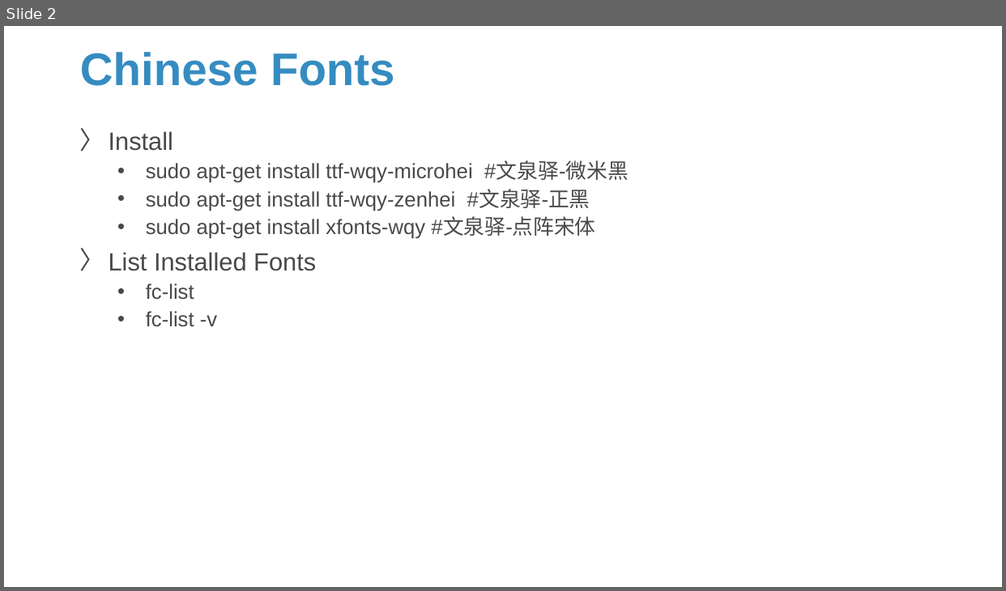
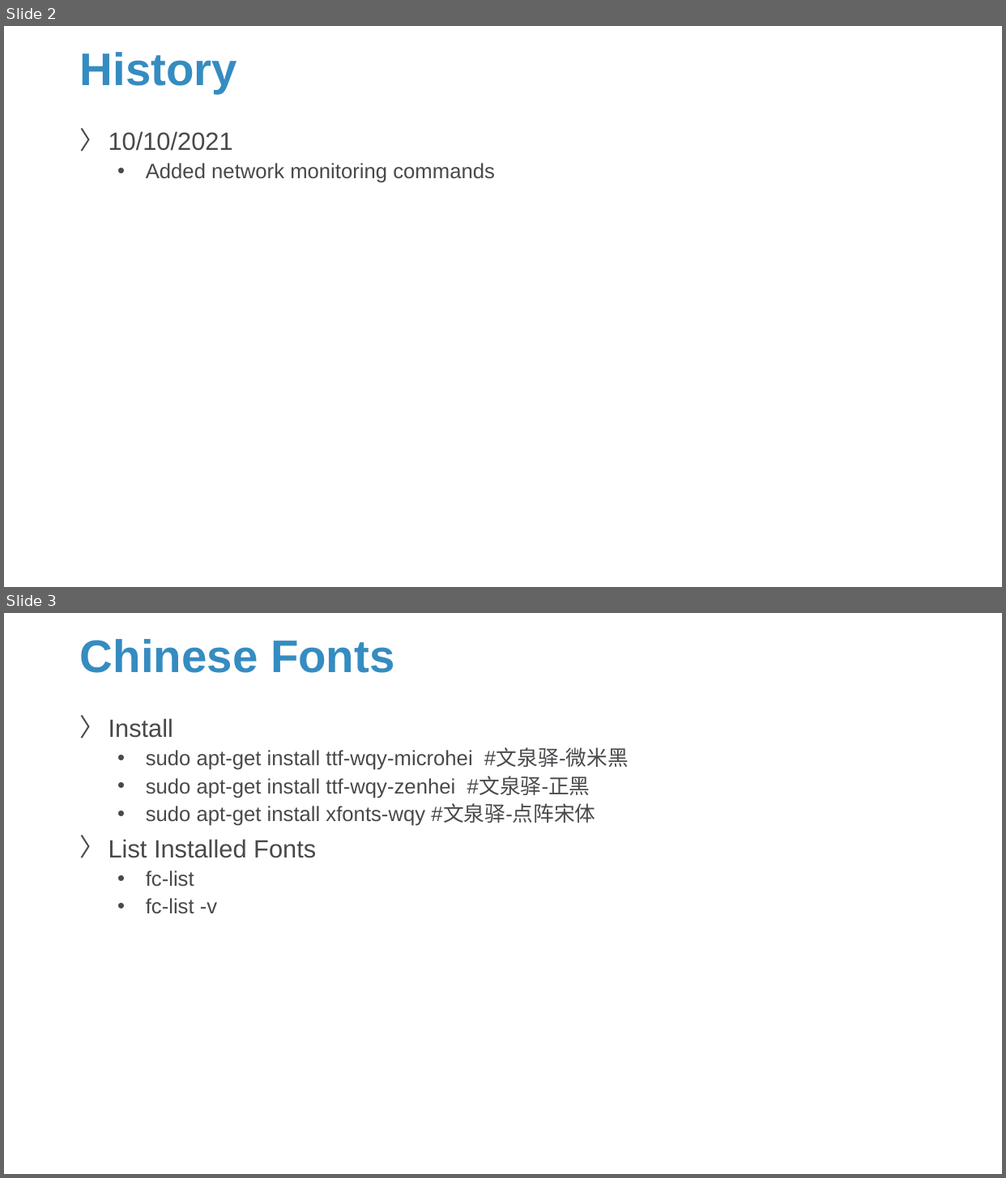
Before and after one commit to Sparks-Lu/TechNotes, a slide deck: Linux/Linux_Notes.pptx. Shown one above the other, each under a label of ours: slide 2 before the commit, slides 2 and 3 after it. The pictures are 1006x591 and 1006x1178 pixels, drawn with LibreOffice and Linux fonts; fonts in the diff are those of the drawing; background and template pictures are left out. Boxes give left, top, right and bottom in pixels: in the first picture for what was removed or moved away, otherwise in the second. Text is boxed around its words. In the diff, an @@ line names an element or a change of style, - is before the commit and + after.

```diff
--- a/Linux/Linux_Notes.pptx
+++ b/Linux/Linux_Notes.pptx
@@ slide 2 added at <box>4,26,1002,587</box>, background picture (left out) @@
@@ title added at <box>80,52,237,94</box>, 44 pt, text #358CC1, bold @@
+History
@@ text added at <box>108,131,495,183</box>, 20 pt, text #47494B @@
+〉 10/10/2021
+  • Added network monitoring commands
@@ what was slide 2 is now slide 3 @@
```
Also in this commit, not shown: 2 slides changed, 5 other files.
